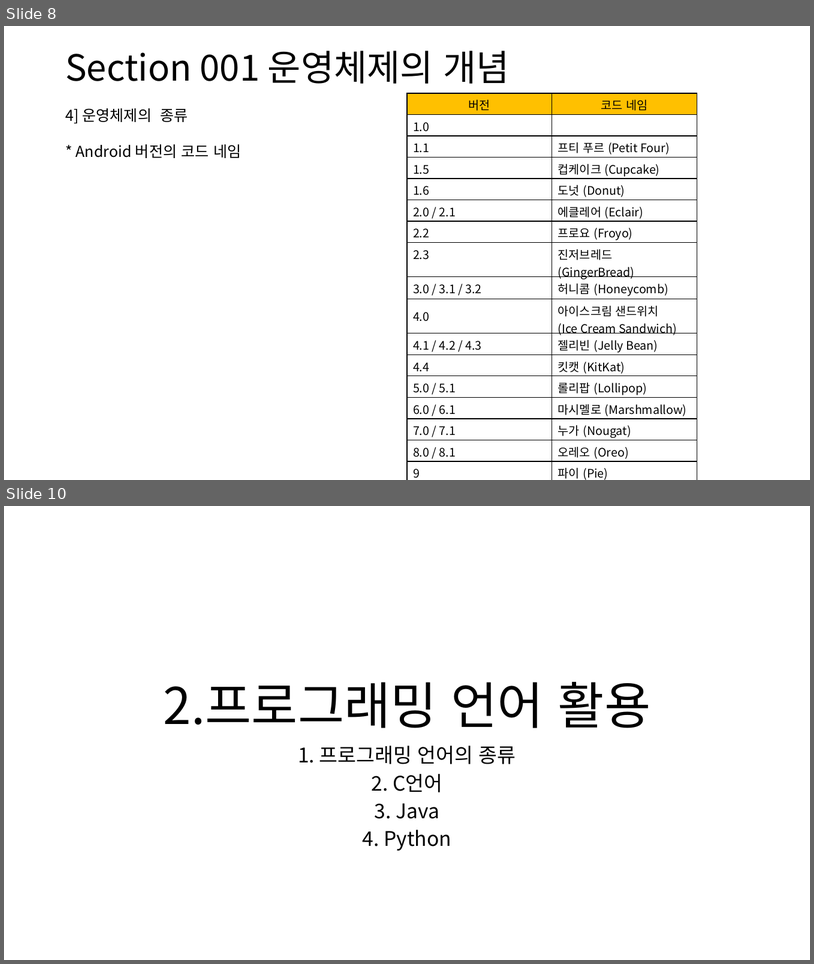
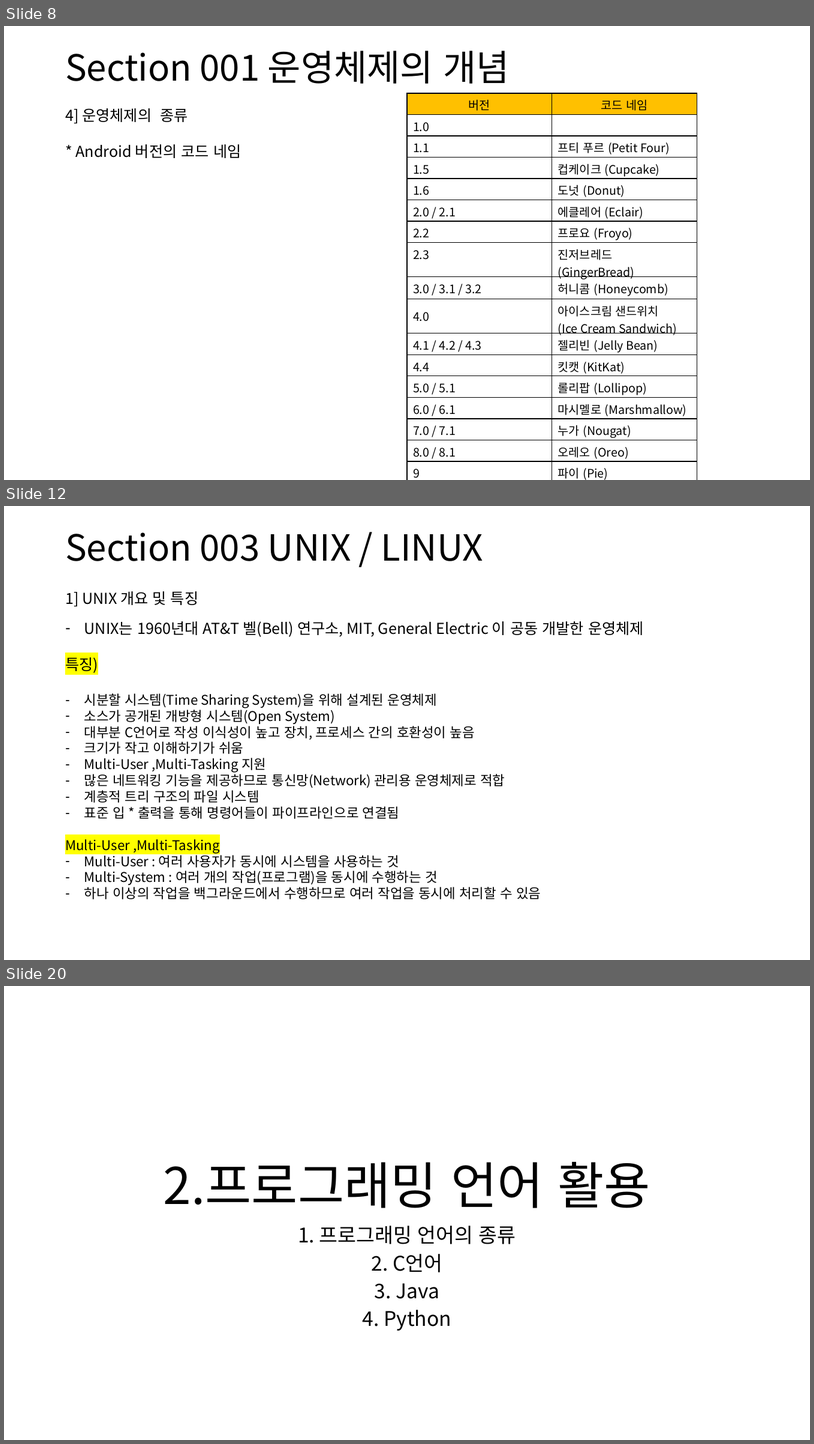
Before and after one commit to DreamSH-J/Certification, a slide deck: 실기 정리/정보처리 기능사 실기.pptx. Shown one above the other, each under a label of ours: slides 8 and 10 before the commit, slides 8, 12 and 20 after it; the slides between them are not shown. The pictures are 814x964 and 814x1444 pixels, drawn with LibreOffice and Linux fonts; fonts in the diff are those of the drawing. Boxes give left, top, right and bottom in pixels: in the first picture for what was removed or moved away, otherwise in the second. Text is boxed around its words. In the diff, an @@ line names an element or a change of style, - is before the commit and + after.

```diff
--- a/실기 정리/정보처리 기능사 실기.pptx
+++ b/실기 정리/정보처리 기능사 실기.pptx
@@ slide 12 added at [4,506,810,960], background #FFFFFF @@
@@ text added at [65,532,484,561], 42.9 pt, text #000000 @@
+Section 003 UNIX / LINUX
@@ text added at [65,591,198,607], 18 pt, text #000000 @@
+1] UNIX 개요 및 특징
@@ text added at [65,621,644,899], 16 pt, text #000000 @@
+– UNIX는 1960년대 AT&T 벨(Bell) 연구소, MIT, General Electric 이 공동 개발한 운영체제
+특징)
+– 시분할 시스템(Time Sharing System)을 위해 설계된 운영체제
+– 소스가 공개된 개방형 시스템(Open System)
+– 대부분 C언어로 작성 이식성이 높고 장치, 프로세스 간의 호환성이 높음
+– 크기가 작고 이해하기가 쉬움
+– Multi-User ,Multi-Tasking 지원
+– 많은 네트워킹 기능을 제공하므로 통신망(Network) 관리용 운영체제로 적합
+– 계층적 트리 구조의 파일 시스템
+– 표준 입 * 출력을 통해 명령어들이 파이프라인으로 연결됨
+Multi-User ,Multi-Tasking
+– Multi-User : 여러 사용자가 동시에 시스템을 사용하는 것
+– Multi-System : 여러 개의 작업(프로그램)을 동시에 수행하는 것
+– 하나 이상의 작업을 백그라운드에서 수행하므로 여러 작업을 동시에 처리할 수 있음
@@ what was slide 10 is now slide 20 @@
```
Also in this commit, not shown: 2 slides changed, 9 other slides added.
